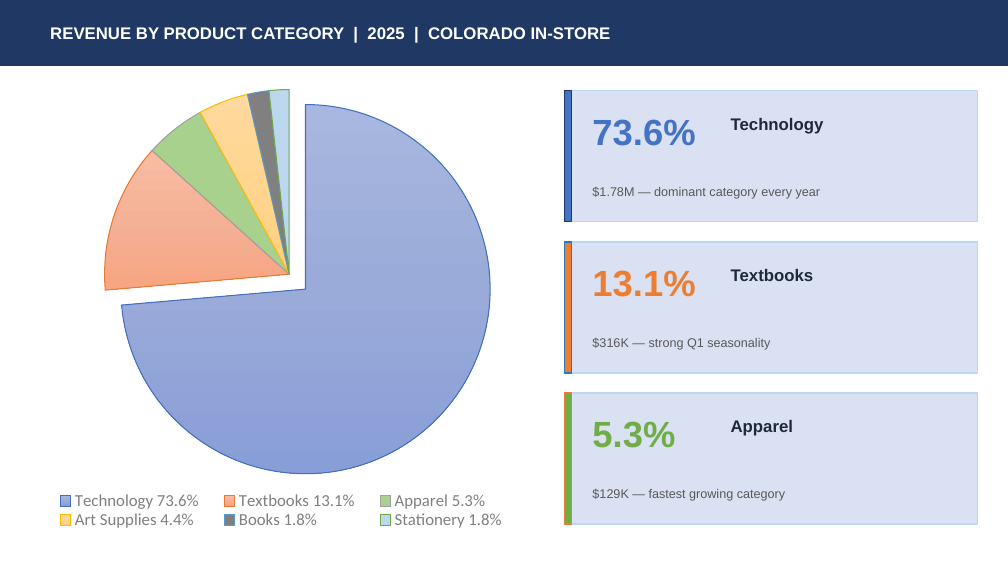
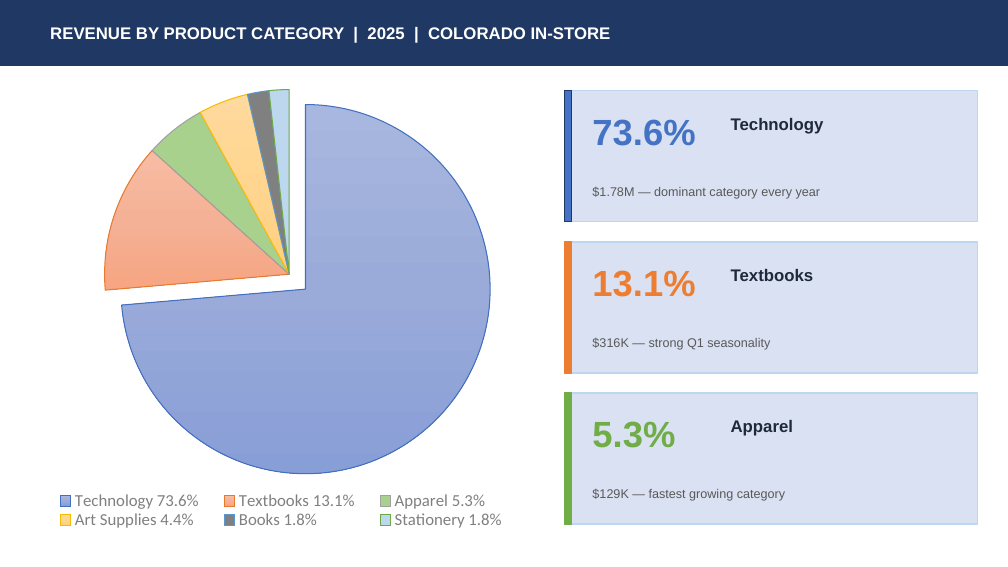
Before and after one commit to sthefanieramir1-cyber/data-analytics, a slide deck: slide 5 of Capstone_1/Ramirez_Sthefanie_SalesPresentation.pptx. Drawn at 1008x567 pixels with LibreOffice and Linux fonts; fonts in the diff are those of the drawing. Boxes give left, top, right and bottom in pixels: in the first picture for what was removed or moved away, otherwise in the second. Text is boxed around its words. In the diff, an @@ line names an element or a change of style, - is before the commit and + after.

```diff
--- a/Capstone_1/Ramirez_Sthefanie_SalesPresentation.pptx
+++ b/Capstone_1/Ramirez_Sthefanie_SalesPresentation.pptx
@@ rectangle at (564, 242, 572, 373): outline #2E75B6 1 pt to #ED7D31 1 pt @@
@@ rectangle at (564, 393, 572, 524): outline #ED7D31 1 pt to #70AD47 1 pt @@
```
Also in this commit, not shown: 4 other slides changed, 11 other files.
